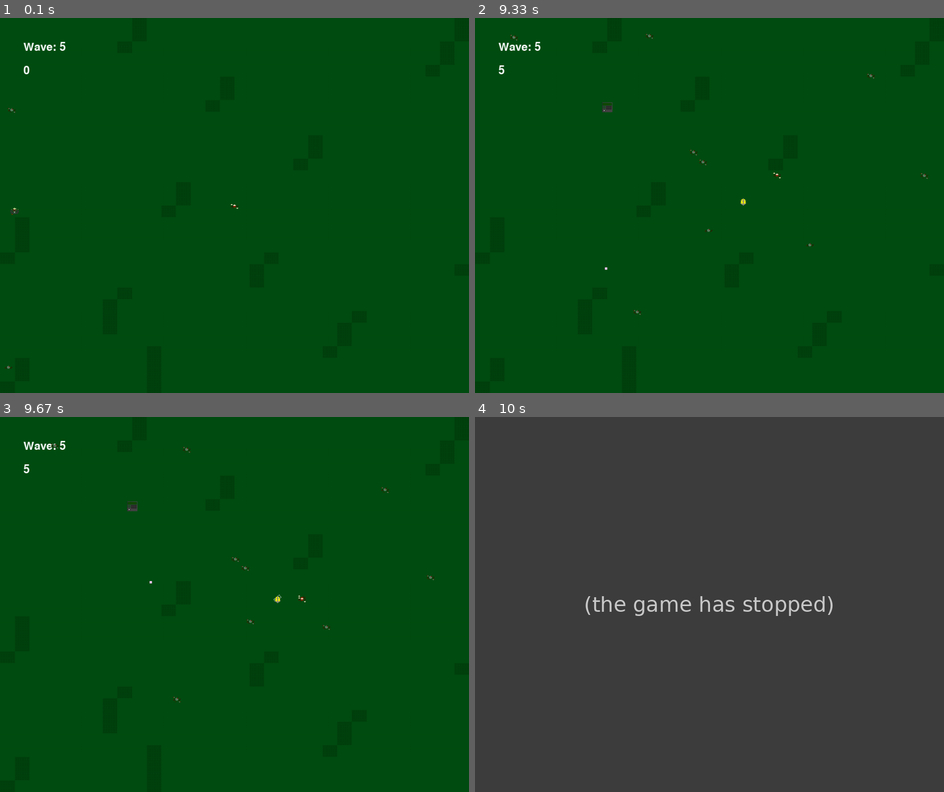
Above: before the commit, frames 1-4 (two rows, left to right).
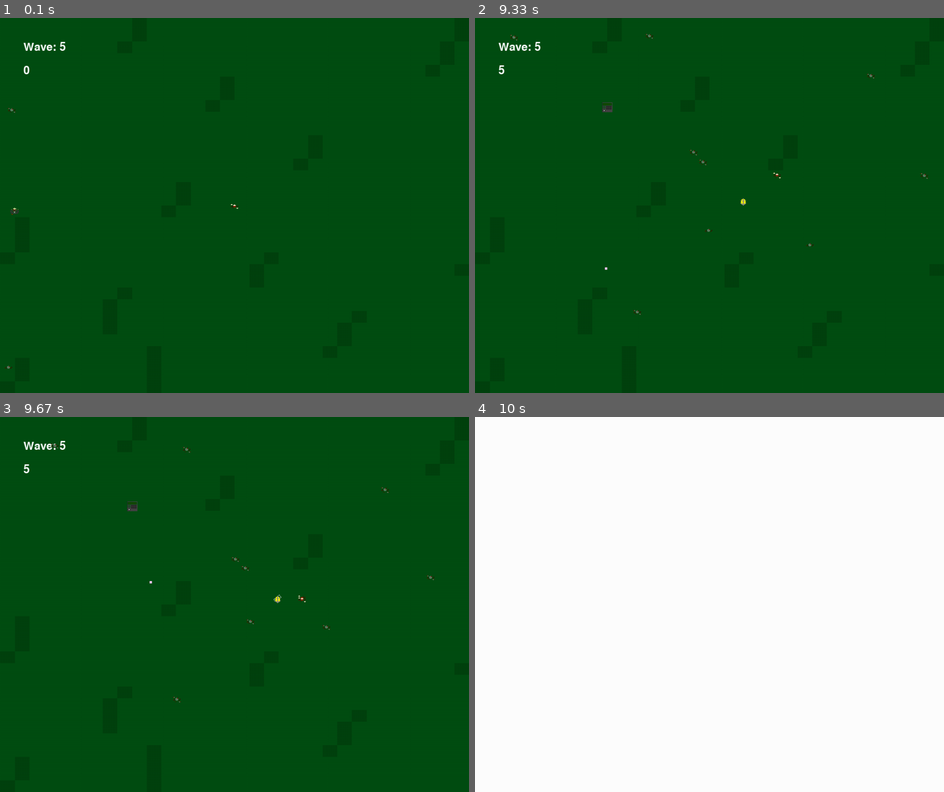
Above: after the commit, the same moments.

Repository: NotMrW/pygamesixtynine
Game: pygame game, started from main.py
Two runs of this game, one before a commit and one after it. Both use one fixed random seed, a clock stepped at 60 frames per second and the inputs below.
Inputs (mouse positions are in pixels of both pictures, inside the frame that each line leads up to):
- Up to frame 1 (0.1 s): no input
- Up to frame 2 (9.33 s): tap Space at 0.33, 0.73, 1.03, 1.23, 1.57, 1.87, 2.07, 2.37, 2.63, 3.3, 3.6, 3.73, 4.13, 4.43, 4.8, 5.2, 5.5, 5.7, 6, 6.2, 6.53, 6.83, 7.03, 7.33, 7.6, 7.93, 8.23, 8.37, 8.77, 9.07 s; hold Right 0.67-1.13 s; move the mouse to (690, 220) at 0.7 s; hold Up 1.17-1.47 s; move the mouse to (709, 231) at 1.2 s; hold Right 1.5-1.97 s; move the mouse to (756, 288) at 1.53 s; hold Left 2-2.53 s; move the mouse to (564, 291) at 2.03 s; hold Down 2.57-2.87 s; move the mouse to (883, 336) at 2.6 s; click "Wave: 5" at 2.95 s; hold Left 3.23-3.63 s; move the mouse to (596, 130) at 3.27 s; hold Up 3.67-4.03 s; move the mouse to (686, 303) at 3.7 s; hold Right 4.07-4.7 s; move the mouse to (709, 250) at 4.1 s; hold Down 4.73-5.1 s; move the mouse to (887, 348) at 4.77 s; hold Left 5.13-5.6 s; move the mouse to (643, 126) at 5.17 s; hold Right 5.63-6.1 s; move the mouse to (803, 175) at 5.67 s; hold Up 6.13-6.43 s; move the mouse to (873, 303) at 6.17 s; hold Right 6.47-6.93 s; move the mouse to (854, 198) at 6.5 s; hold Left 6.97-7.5 s; move the mouse to (554, 243) at 7 s; hold Down 7.53-7.83 s; move the mouse to (564, 156) at 7.57 s; hold Left 7.87-8.27 s; move the mouse to (573, 134) at 7.9 s; hold Up 8.3-8.67 s; move the mouse to (812, 111) at 8.33 s; hold Right from 8.7 s (still down); move the mouse to (596, 273) at 8.73 s
- Up to frame 3 (9.67 s): release Right at 9.33 s; hold Down from 9.37 s (still down); move the mouse to (98, 582) at 9.4 s; tap Space at 9.43 s
- Up to frame 4 (10 s): release Down at 9.73 s; click "Wave: 5" at 9.82 s

Frames 1-3 are identical in both runs. In frame 4, 100% of the frame differs, in the area x 0-100%, y 0-100%.
Error before the commit: TypeError: '>=' not supported between instances of 'function' and 'function' (main.py line 117); the game stopped at 9.87 s (later frames are placeholders)

Commit message:
Fixed blindness not ceasing (Ace, you forgot to put parenthesis on "pygame.time.get_ticks")

Diff:
--- a/enemy.py
+++ b/enemy.py
@@ -13,6 +13,7 @@
         self.game = game
         self.settings = game.settings
         self.hp = 2
+        self.type = "normal"
         spawn = random.choice(['top', 'bottom', 'left', 'right'])
         if spawn == 'top':
             self.x = random.randint(0, self.settings.screen_WIDTH)
@@ -84,8 +85,8 @@
         super().__init__()
         self.game = game
         self.settings = self.game.settings
-
         self.hp = 3
+        self.type = "special"
         self.speed = self.settings.big_boi_SPEED
 
 
@@ -164,6 +165,7 @@
         self.settings = self.game.settings
 
         self.hp = 1
+        self.type = "special"
         self.speed = self.settings.speedy_boi_SPEED
 
         self.spritesheet = SpriteSheet(r"sprites\machete.png")
@@ -243,6 +245,7 @@
         self.settings = self.game.settings
 
         self.hp = 3
+        self.type = "special"
         self.speed = self.settings.blindBulb_SPEED
 
 
@@ -319,6 +322,7 @@
         self.settings = self.game.settings
 
         self.hp = 1
+        self.type = "special"
         self.speed = self.settings.big_boi_SPEED
 
 
--- a/main.py
+++ b/main.py
@@ -113,17 +113,17 @@
             if self.player.status == "blind":
                 game.screen.fill("white")
                 pygame.display.flip()
-                endblindtimer = pygame.time.get_ticks
+                endblindtimer = pygame.time.get_ticks()
+                print(blindtimer, endblindtimer)
                 if endblindtimer >= blindtimer:
                     self.player.status = "none"
-
-
-            bg_image = pygame.image.load('sprites\grasstile.png')
-            bg_image = pygame.transform.scale(bg_image, (self.settings.screen_WIDTH, self.settings.screen_HEIGHT))
-            game.screen.blit(bg_image, (0, 0))
-            game.screen.blit(self.score_surface, (50,100))
-            self.wave_surface = self.font.render(f"Wave: {self.wave_number}", True, (255, 255, 255))
-            game.screen.blit(self.wave_surface, (50, 50))
+            else: #THIS STILL WORKS, ACE!
+                bg_image = pygame.image.load('sprites\grasstile.png')
+                bg_image = pygame.transform.scale(bg_image, (self.settings.screen_WIDTH, self.settings.screen_HEIGHT))
+                game.screen.blit(bg_image, (0, 0))
+                game.screen.blit(self.score_surface, (50,100))
+                self.wave_surface = self.font.render(f"Wave: {self.wave_number}", True, (255, 255, 255))
+                game.screen.blit(self.wave_surface, (50, 50))
 
             bullet_enemy_collisions = pygame.sprite.groupcollide(self.bullets, self.enemies, True, False) #Bullet/Little_shit collisions
             bullet_bigenemy_collisions = pygame.sprite.groupcollide(self.bullets, self.big_enemies, True, False)
@@ -183,7 +183,7 @@
                     if blind_bulb.hp <= 0:
                         self.player.status = "blind"
                         blind_bulb.kill()
-                        blindtimer = pygame.time.get_ticks
+                        blindtimer = pygame.time.get_ticks() + 5000
 
 
 
--- a/plans.txt
+++ b/plans.txt
@@ -1,3 +1,25 @@
 New weaponry
 
 Think of new Items and how they will work
+
+
+
+
+----------CONCEPTS---------
+Enemy concept: Bloater;
+    Counts as SPECIAL enemy (until further notice and vote)
+
+    slower than Big Enemy
+
+    5 HP
+
+    Will spawn more enemies upon dying on shot
+
+Enemy Concept: Crawler;
+    Counts as a SPECIAL enemy (until further notice and vote)
+
+    Can spawn naturally or from another Enemy
+
+    1 HP
+
+    As fast as the Player (or as fast as Big Enemy if it's too difficult)
